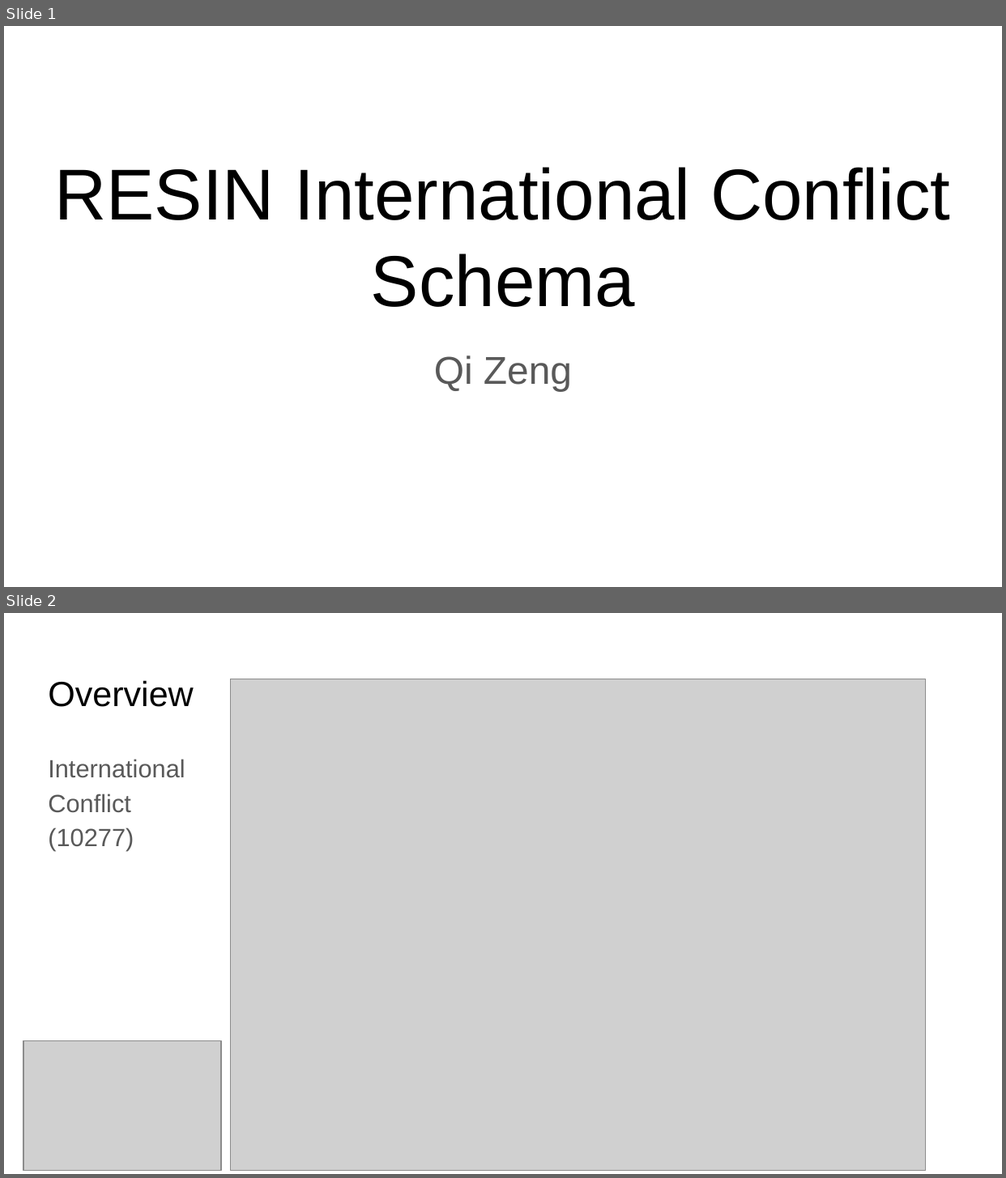
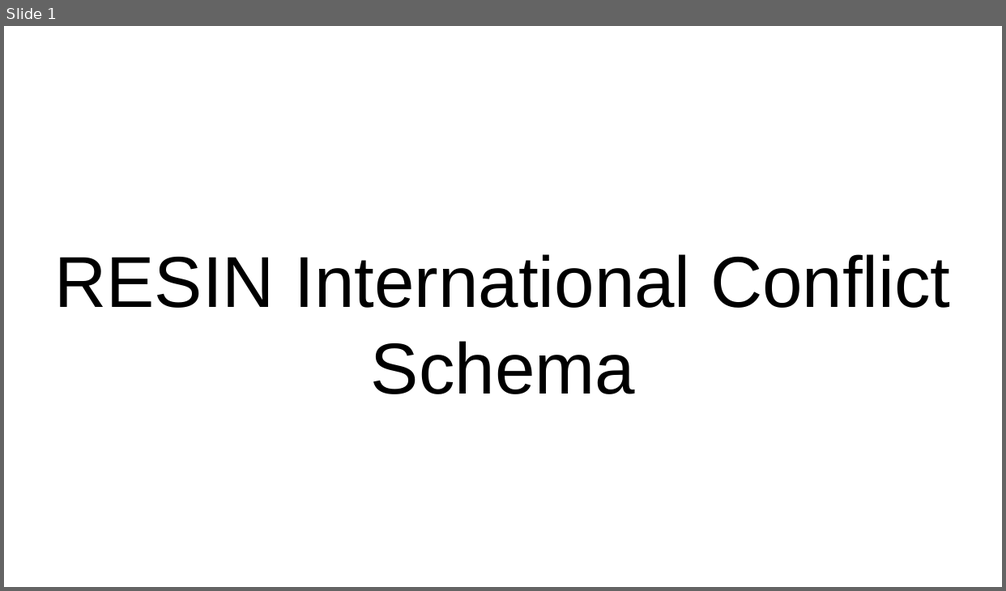
Before and after one commit to RESIN-KAIROS/schemalib, a slide deck: hrf/international_conflict.pptx. Shown one above the other, each under a label of ours: slides 1 and 2 before the commit, slide 1 after it. The pictures are 1006x1178 and 1006x591 pixels, drawn with LibreOffice and Linux fonts; fonts in the diff are those of the drawing; grey boxes stand for pictures. Boxes give left, top, right and bottom in pixels: in the first picture for what was removed or moved away, otherwise in the second. Text is boxed around its words. In the diff, an @@ line names an element or a change of style, - is before the commit and + after.

Commit message:
update international conflict slides

```diff
--- a/hrf/international_conflict.pptx
+++ b/hrf/international_conflict.pptx
@@ slide 2 removed at (4,613,1002,1174), background #FFFFFF @@
@@ title removed at (48,680,194,707) @@
-Overview
@@ picture removed at (231,679,925,1171) @@
@@ text removed at (48,759,185,851) @@
-International Conflict (10277)
@@ picture removed at (24,1041,222,1171) @@
@@ slide 1 changed as well @@
@@ title "RESIN International Conflict Schema": place and size @@
-title "RESIN International Conflict Schema" at (55,167,950,307)
+title "RESIN International Conflict Schema" at (55,254,950,395)
@@ subtitle removed at (434,356,572,391) @@
-Qi Zeng
```
Also in this commit, not shown: 1 other slide changed, 8 slides added, 1 other slide removed.
